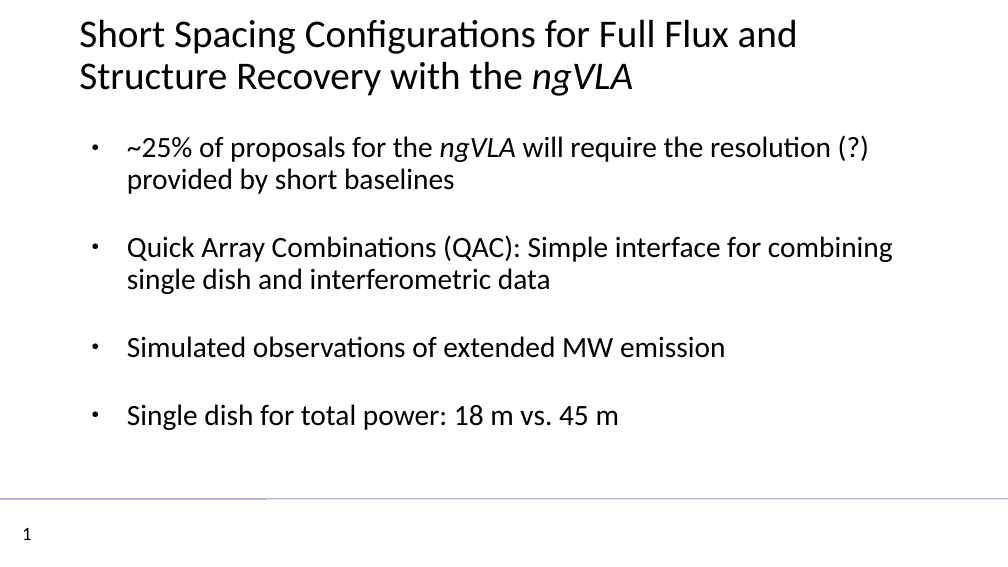
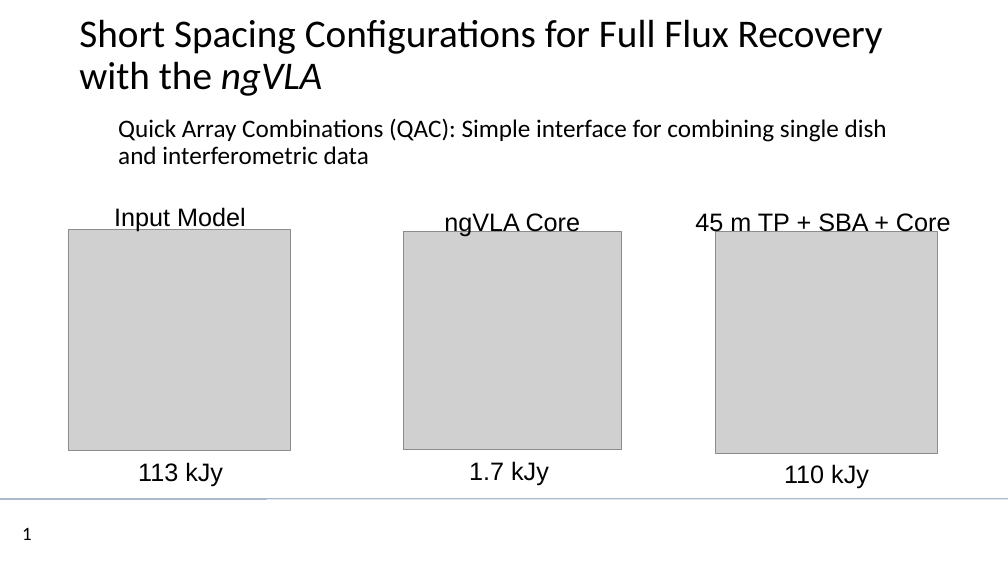
Before and after one commit to teuben/QAC, a slide deck: slide 1 of paper/portland_poster_pop.odp. Drawn at 1008x567 pixels with LibreOffice and Linux fonts; fonts in the diff are those of the drawing; grey boxes stand for pictures; background and template pictures are left out. Boxes give left, top, right and bottom in pixels: in the first picture for what was removed or moved away, otherwise in the second. Text is boxed around its words. In the diff, an @@ line names an element or a change of style, - is before the commit and + after.

Commit message:
update with peter's suggestions

```diff
--- a/paper/portland_poster_pop.odp
+++ b/paper/portland_poster_pop.odp
@@ title at <box>79,19,883,96</box>: text changed @@
-Short Spacing Configurations for Full Flux and Structure Recovery with the ngVLA
+Short Spacing Configurations for Full Flux Recovery with the ngVLA
@@ text "Quick Array Combinations (QAC): Simple ...": place and size @@
-text "Quick Array Combinations (QAC): Simple ..." at <box>127,136,893,430</box>
+text "Quick Array Combinations (QAC): Simple ..." at <box>118,118,887,165</box>
@@ text "Quick Array Combinations (QAC): Simple ..." at <box>118,118,887,165</box>: size 21 to 18 pt; bullet ● to none; less space between paragraphs @@
@@ text at <box>127,136,831,194</box>: paragraph removed @@
-● ~25% of proposals for the ngVLA will require the resolution (?) provided by short baselines
@@ text added at <box>114,207,246,232</box>, 18 pt, text #000000 @@
+Input Model
@@ picture added at <box>69,229,290,451</box> @@
@@ picture added at <box>403,232,621,450</box> @@
@@ text added at <box>444,213,581,237</box>, 18 pt, text #000000 @@
+ngVLA Core
@@ text added at <box>695,211,951,237</box>, 18 pt, text #000000 @@
+45 m TP + SBA + Core
@@ picture added at <box>716,232,937,454</box> @@
@@ text at <box>127,336,725,430</box>: paragraphs removed @@
-● Simulated observations of extended MW emission
-● Single dish for total power: 18 m vs. 45 m
@@ text added at <box>138,462,223,486</box>, 18 pt, text #000000 @@
+113 kJy
@@ text added at <box>469,461,549,485</box>, 18 pt, text #000000 @@
+1.7 kJy
@@ text added at <box>784,464,869,489</box>, 18 pt, text #000000 @@
+110 kJy
```
